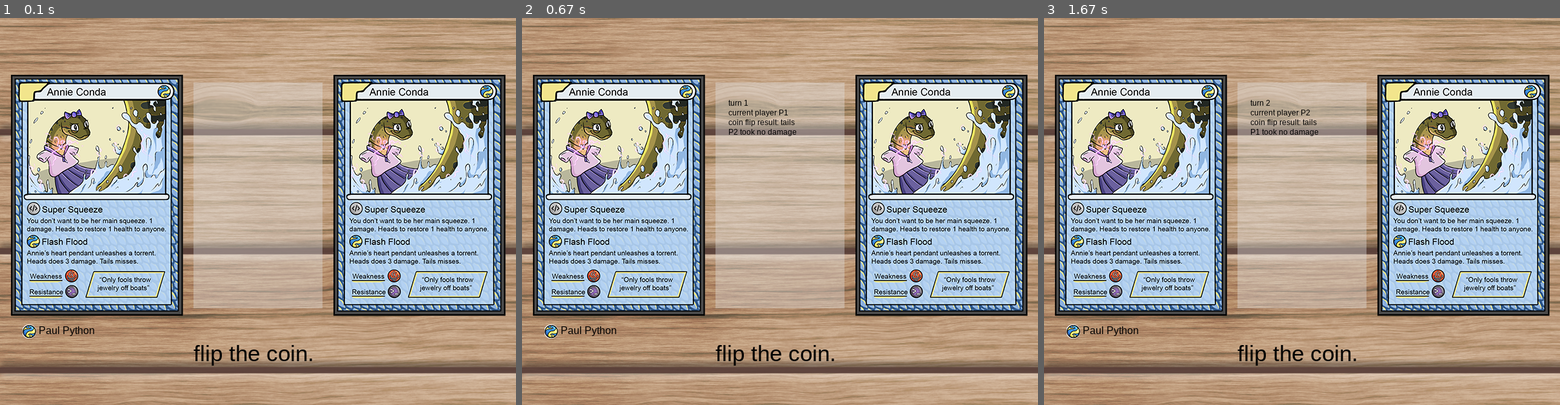
Above: before the commit, frames 1-3 (left to right).
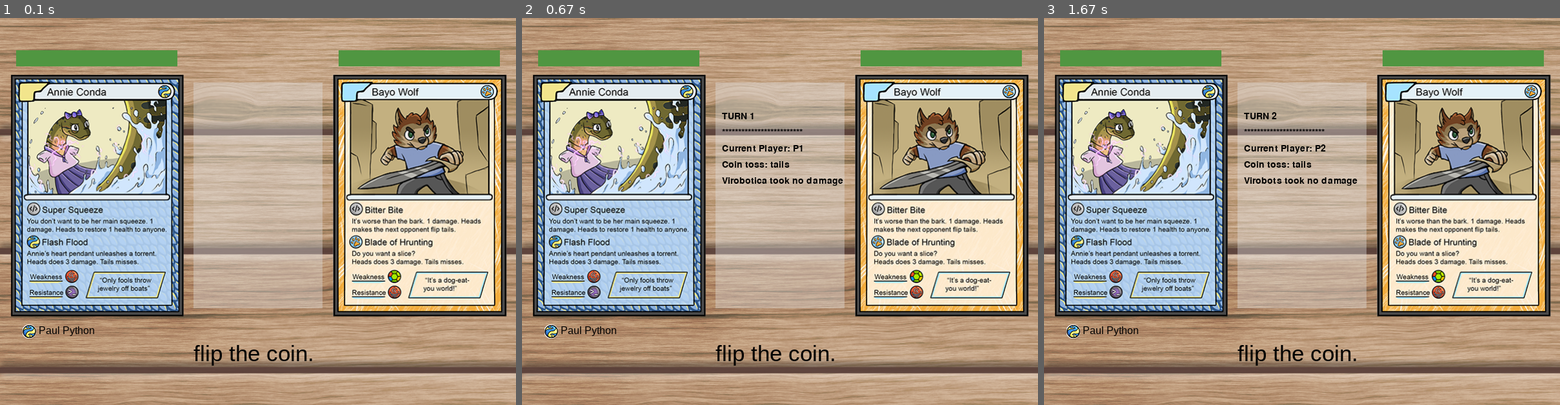
Above: after the commit, the same moments.

Repository: CodaKids/coda-kids
Game: pygame game, started from project-solutions/level-7/IncrediCodersBattleCards_Solution.py
Two runs of this game, one before a commit and one after it. Both use one fixed random seed, a clock stepped at 60 frames per second and the inputs below.
Inputs (mouse positions are in pixels of both pictures, inside the frame that each line leads up to):
- Up to frame 1 (0.1 s): no input
- Up to frame 2 (0.67 s): click (774, 354) at 0.38 s
- Up to frame 3 (1.67 s): click (1296, 354) at 0.83 s

The runs differ from the first frame. In frame 1, 27% of the frame differs, in the area x 2-99%, y 8-78%; in frame 2, 28%; in frame 3, 28%.

Commit message:
Reworked dialog box and added hp bars

Diff:
--- a/project-solutions/level-7/IncrediCodersBattleCards_Solution.py
+++ b/project-solutions/level-7/IncrediCodersBattleCards_Solution.py
@@ -48,8 +48,6 @@
         self.HP = self.HP - damage
         self.check_alive()
 
-    #def attack1():
-        #something here that's implemented in init file
 
 annie_conda = Card('Annie Conda', 'python', 'java', 'bash', "assets/AnnieConda.png")
 bayo_wolf = Card('Bayo Wolf', 'scratch', 'turtle', 'java', "assets/BayoWolf.png")
@@ -108,6 +106,7 @@
 # player_two.HAND = DECK[int(len(DECK)/2):]
 player_one.HAND = DECK[:3]
 player_two.HAND = DECK[3:6]
+# TODO add method to add the card objects to player decks for rendering, need new card images first
 
 running = True
 turn = 1
@@ -148,6 +147,18 @@
     # display victor - TODO: render victory on screen
     print("Player {} has won the game!".format(player.name))
 
+def add_to_message(msg, text_add):
+    text = textwrap.wrap(text_add, 25)
+    for line in text:
+        msg += line + "\n"
+    return msg
+
+def check_cards(player):
+    if not player.HAND[player.current_card].alive:
+        player.current_card += 1
+    if player.current_card > 2: # TODO need to update this logic for other scenarios
+        player.active = False
+
 # Run the game
 
 draw_screen()
@@ -171,6 +182,8 @@
         # choose attack (safe or risk) - only advanced, "big hit" is default
         # player clicks on attack
 
+        # TODO player can choose which card to be active
+
         # player clicks on flip coin
         mouse_position = pygame.mouse.get_pos()
         if event.type == pygame.MOUSEBUTTONDOWN:
@@ -180,23 +193,34 @@
 
                 # show turn and current player in dialog box
                 message = ""
-                message += "turn {}\n".format(turn)
-                message += "current player {}\n".format(offense.name)
+                # message += "TURN {}\n".format(turn)
+                message = add_to_message(message, "TURN {}".format(turn))
+                # message += "{}\n".format("*"*30)
+                message = add_to_message(message, "*"*25)
+                # message += "Current Player: {}\n".format(offense.name)
+                message = add_to_message(message, "Current Player: {}".format(offense.name))
 
                 # flip the coin
                 coin = flip_coin()
-                message += "coin flip result: {}\n".format(coin)
+                # message += "Coin toss: {}\n".format(coin)
+                message = add_to_message(message, "Coin toss: {}".format(coin))
+                # message += "OUTCOME\n"
+                # message += "{}\n".format("*"*30)
 
                 # show result of the turn in dialog box
                 if coin == 'heads':
                     damage = defense.HAND[defense.current_card].attack(offense.HAND[offense.current_card])
-                    message += "{} took {} damage\n".format(defense.name, damage)
+                    # message += "{} took {} damage\n".format(defense.HAND[defense.current_card].name, damage)
+                    message = add_to_message(message, "{} took {} damage\n".format(defense.HAND[defense.current_card].name, damage))
 
                 else:
-                    message += "{} took no damage\n".format(defense.name)
+                    # message += "{} took no damage\n".format(defense.HAND[defense.current_card].name)
+                    message = add_to_message(message, "{} took no damage\n".format(defense.HAND[defense.current_card].name))
 
                 # dialog box shows turn result
-                draw_screen(message)
+                draw_screen(message, player_one.HAND[player_one.current_card].HP, player_two.HAND[player_two.current_card].HP)
+                check_cards(player_one)
+                check_cards(player_two)
 
                 if check_game_end():
                     running = False
--- a/project-solutions/level-7/init.py
+++ b/project-solutions/level-7/init.py
@@ -6,6 +6,7 @@
 import sys
 import time
 from os import path
+import textwrap
 
 # colors
 WHITE = [225, 225, 225]
@@ -250,21 +251,27 @@
 WINDOW = pygame.math.Vector2(WINDOW_WIDTH, WINDOW_LENGTH)
 SCREEN = start(WINDOW, "IncrediCards")
 BACKGROUND_IMAGE = pygame.image.load("project-solutions/level-7/Assets/Table.png")
-
+CARD_L_POS = pygame.math.Vector2(150,275)
+CARD_R_POS = pygame.math.Vector2(650,275)
 coin_font = pygame.font.SysFont('Arial', 35)
-dialog_font = pygame.font.SysFont('Arial', 12)
+dialog_font = pygame.font.Font('freesansbold.ttf', 14)
 cardshand_font = pygame.font.SysFont('Arial', 16)
 
 clock = pygame.time.Clock()
 
 class Data:
-    # coin = Object(Image("Assets/CoinFlip.png"))
+    # coin = Object(Image("Assets/CoinFlip.png")) - will need to be spritesheet object
     # card1 = Object(Image("Assets/AnnieConda.png"))
-    card225 = pygame.image.load(get_file('Assets/AnnieConda_225.png'))
-    card250 = pygame.image.load(get_file('Assets/AnnieConda_250.png'))
-    card275 = pygame.image.load(get_file('Assets/AnnieConda_275.png'))
-    card300 = pygame.image.load(get_file('Assets/AnnieConda_300.png'))
+    CARDIMG = Image('Assets/AnnieConda_300.png')
+    CARD2IMG = Image('Assets/BayoWolf_300.png')
     insignia = pygame.image.load(get_file('Assets/TypePython.png'))
+
+    CARD_R = Object(CARDIMG)
+    CARD_R.__setattr__("location", CARD_L_POS)
+    CARD_R.__setattr__("sprite", CARDIMG)
+    CARD_L = Object(CARD2IMG)
+    CARD_L.__setattr__("location", CARD_R_POS)
+    CARD_L.__setattr__("sprite", CARD2IMG)
 
 MY = Data()
 
@@ -273,13 +280,14 @@
     MY.coin.location = WINDOW / 2
     MY.card1.location = WINDOW / 4
 
-def draw_screen(message=""):
+def draw_screen(message="", p1_hp=15, p2_hp=15):
     SCREEN.fill(BLUE)
     SCREEN.blit(BACKGROUND_IMAGE, (0,0))
     draw_dialog_box()
     populate_dialog_box(message)
     draw_active_cards()
     draw_inactive_cards()
+    draw_healthbars(p1_hp, p2_hp)
     draw_coin_flip_button()
     pygame.display.update()
 
@@ -298,20 +306,18 @@
     if message == "":
         return
     lines = message.splitlines()
-    dlg_turn = dialog_font.render(lines[0], True, (BLACK))
-    dlg_cur = dialog_font.render(lines[1], True, BLACK)
-    dlg_flip = dialog_font.render(lines[2], True, BLACK)
-    dlg_dam = dialog_font.render(lines[3], True, BLACK)
-    SCREEN.blit(dlg_turn, (320, 125))
-    SCREEN.blit(dlg_cur, (320, 140))
-    SCREEN.blit(dlg_flip, (320, 155))
-    SCREEN.blit(dlg_dam, (320, 170))
-
-
-# draw active cards
+    x = 310
+    y = 145
+    for line in lines:
+        dlg_pos = (x,y)
+        dlg_line = dialog_font.render(line, True, (BLACK))
+        SCREEN.blit(dlg_line, dlg_pos)
+        y = y + 25
+
+# draw active cards and health bars
 def draw_active_cards():
-    SCREEN.blit(MY.card300, (0,75))
-    SCREEN.blit(MY.card300, (500,75))
+    MY.CARD_R.draw(SCREEN)
+    MY.CARD_L.draw(SCREEN)
 
 # draw inactive cards
 def draw_inactive_cards():
@@ -319,7 +325,19 @@
     cards_in_hand = cardshand_font.render("Paul Python", True, BLACK)
     SCREEN.blit(cards_in_hand, (60, 475))
 
-# draw health bars
+def draw_healthbars(p1_hp, p2_hp):
+    p1_hp_pos = (25,50)
+    p2_hp_pos = (525,50)
+    width, height = 250, 25
+    hb_size = (width, height)
+    red = (215,65,55)
+    green = (80,150,65)
+    p1_bar = width * p1_hp / 15
+    p2_bar = width * p2_hp / 15
+    pygame.draw.rect(SCREEN, red, (p1_hp_pos, (width,height)))
+    pygame.draw.rect(SCREEN, red, (p2_hp_pos, (width,height)))
+    pygame.draw.rect(SCREEN, green, (p1_hp_pos, (p1_bar,height)))
+    pygame.draw.rect(SCREEN, green, (p2_hp_pos, (p2_bar,height)))
 
 # draw coin flip
 def draw_coin_flip_button():
Binary file added: project-solutions/level-7/freesansbold.ttf
